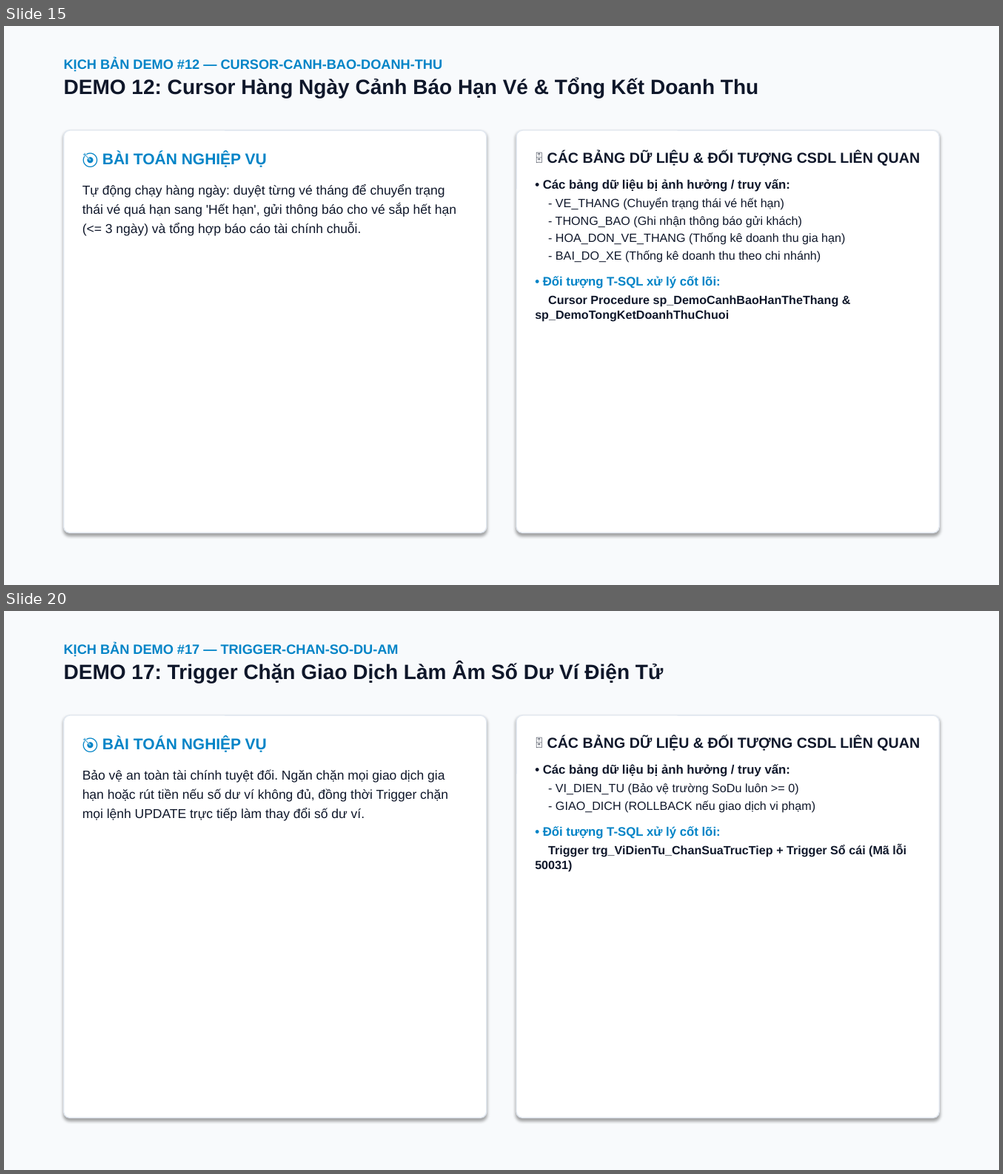
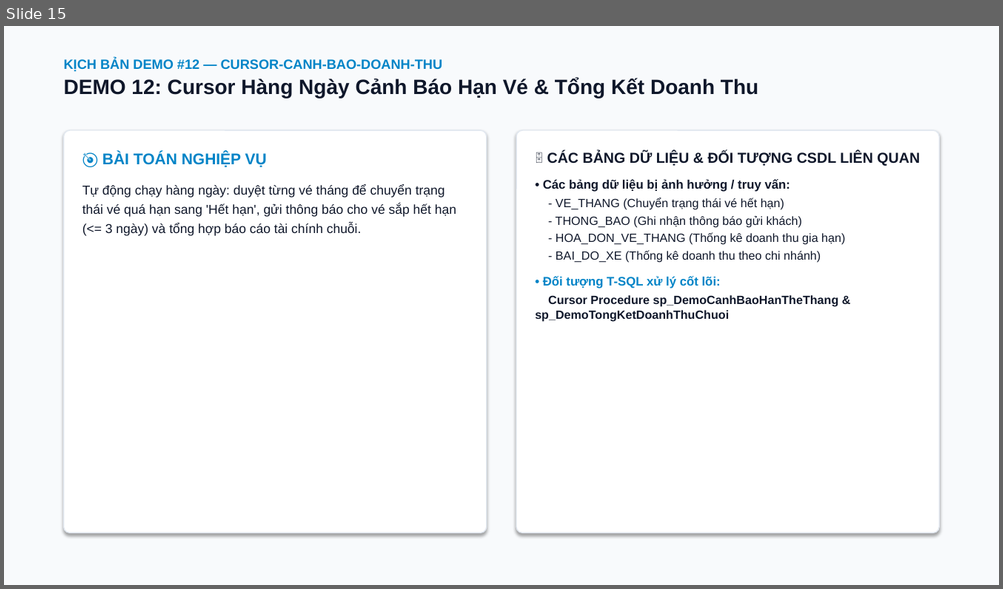
Before and after one commit to 25730084-LeThanhTu/qltt-parking-lot-management, a slide deck: docs/Slides_DoAn_QuanLyChuoiBaiDoXe.pptx. Shown one above the other, each under a label of ours: slides 15 and 20 before the commit, slide 15 after it; the slides between them are not shown. The pictures are 1003x1174 and 1003x589 pixels, drawn with LibreOffice and Linux fonts; fonts in the diff are those of the drawing. Boxes give left, top, right and bottom in pixels: in the first picture for what was removed or moved away, otherwise in the second. Text is boxed around its words. In the diff, an @@ line names an element or a change of style, - is before the commit and + after.

```diff
--- a/docs/Slides_DoAn_QuanLyChuoiBaiDoXe.pptx
+++ b/docs/Slides_DoAn_QuanLyChuoiBaiDoXe.pptx
@@ slide 20 removed at bbox=[4, 611, 999, 1170], background #F8FAFC @@
@@ text removed at bbox=[64, 644, 663, 684] @@
-KỊCH BẢN DEMO #17 — TRIGGER-CHAN-SO-DU-AM
-DEMO 17: Trigger Chặn Giao Dịch Làm Âm Số Dư Ví Điện Tử
@@ rounded rectangle removed at bbox=[64, 715, 486, 1119] @@
@@ rounded rectangle removed at bbox=[517, 715, 939, 1119] @@
@@ text removed at bbox=[82, 737, 448, 821] @@
-🎯 BÀI TOÁN NGHIỆP VỤ
-Bảo vệ an toàn tài chính tuyệt đối. Ngăn chặn mọi giao dịch gia hạn hoặc rút tiền nếu số dư ví không đủ, đồng thời Trigger chặn mọi lệnh UPDATE trực tiếp làm thay đổi số dư ví.
@@ text removed at bbox=[535, 737, 919, 871] @@
-🗄️ CÁC BẢNG DỮ LIỆU & ĐỐI TƯỢNG CSDL LIÊN QUAN
-• Các bảng dữ liệu bị ảnh hưởng / truy vấn:
-- VI_DIEN_TU (Bảo vệ trường SoDu luôn >= 0)
-- GIAO_DICH (ROLLBACK nếu giao dịch vi phạm)
-• Đối tượng T-SQL xử lý cốt lõi:
-Trigger trg_ViDienTu_ChanSuaTrucTiep + Trigger Sổ cái (Mã lỗi 50031)
```
Also in this commit, not shown: 8 other slides removed, 1 other file.
